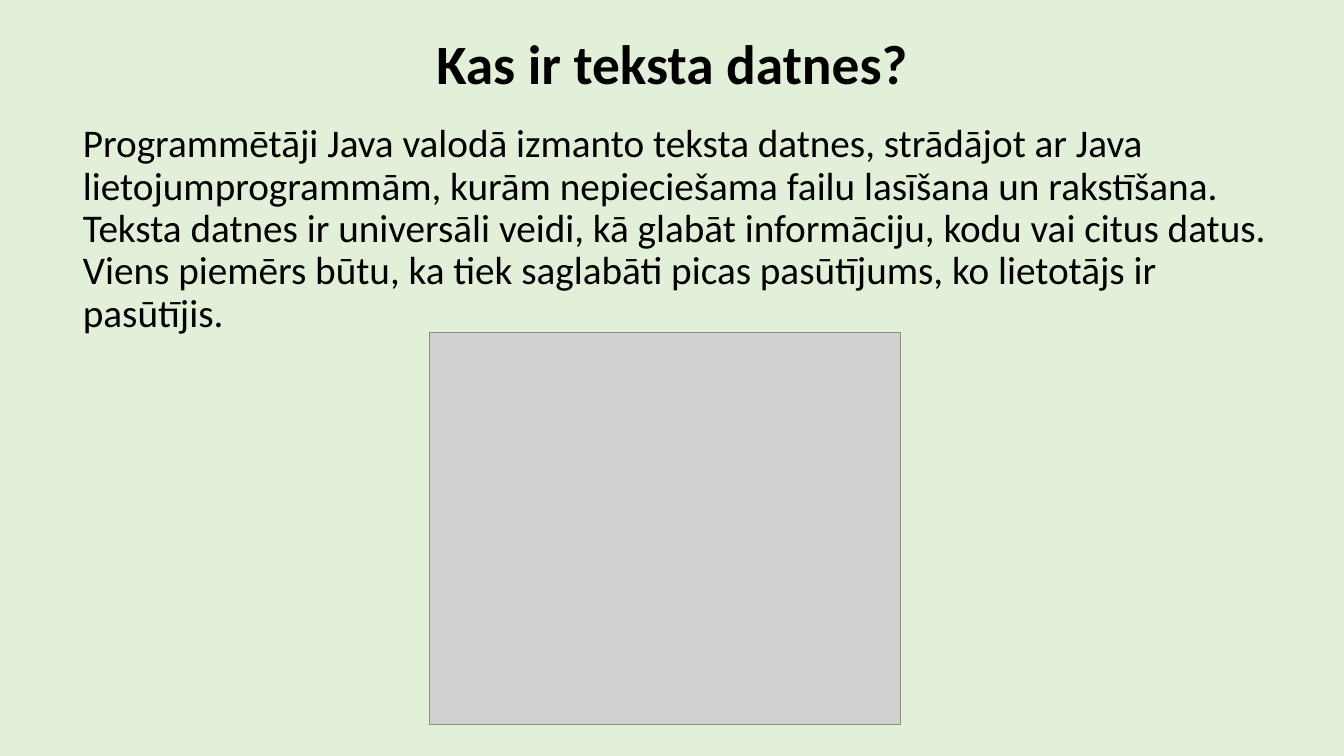
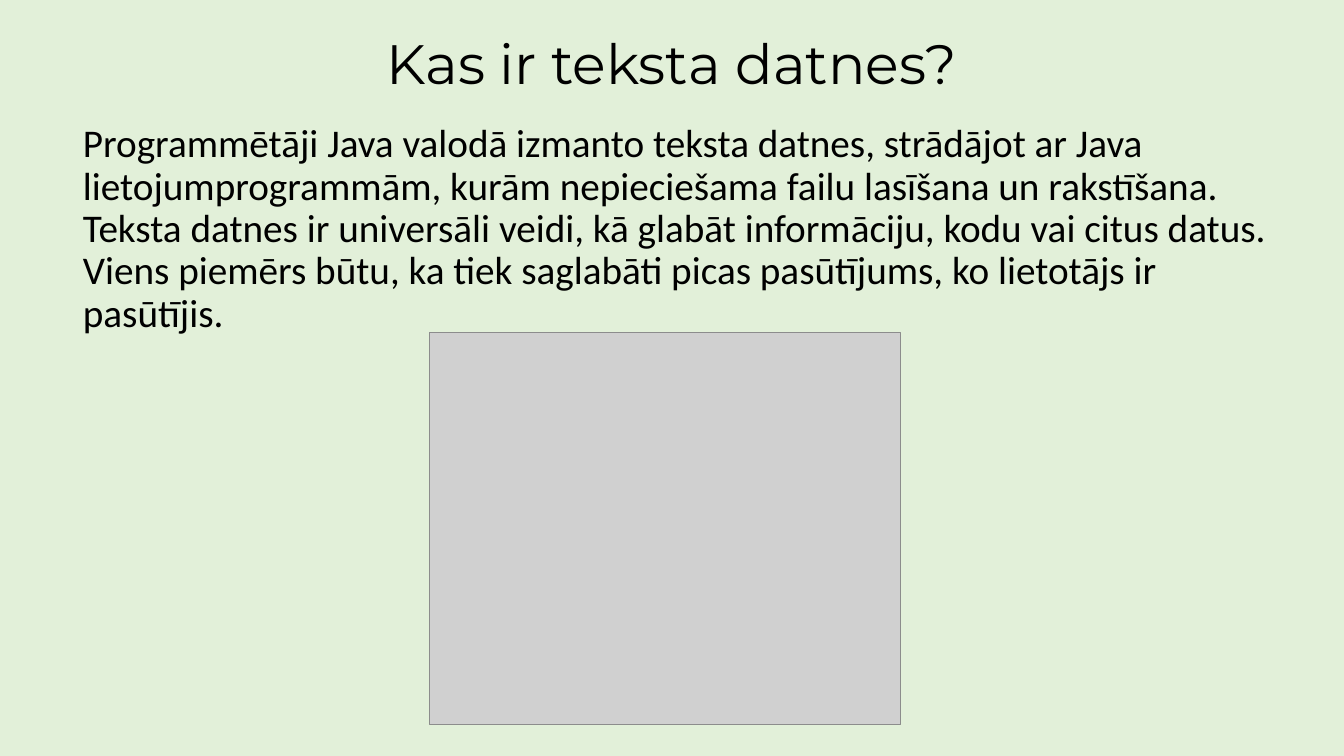
Before and after one commit to ricciss/TekstaDatnes, a slide deck: slide 2 of MacibuMaterials.pptx. Drawn at 1344x756 pixels with LibreOffice and Linux fonts; fonts in the diff are those of the drawing; grey boxes stand for pictures. Boxes give left, top, right and bottom in pixels: in the first picture for what was removed or moved away, otherwise in the second. Text is boxed around its words. In the diff, an @@ line names an element or a change of style, - is before the commit and + after.

```diff
--- a/MacibuMaterials.pptx
+++ b/MacibuMaterials.pptx
@@ title "Kas ir teksta datnes?" at [387,43,957,85]: font Calibri to Montserrat, bold off @@
```
Also in this commit, not shown: 8 slides added.
